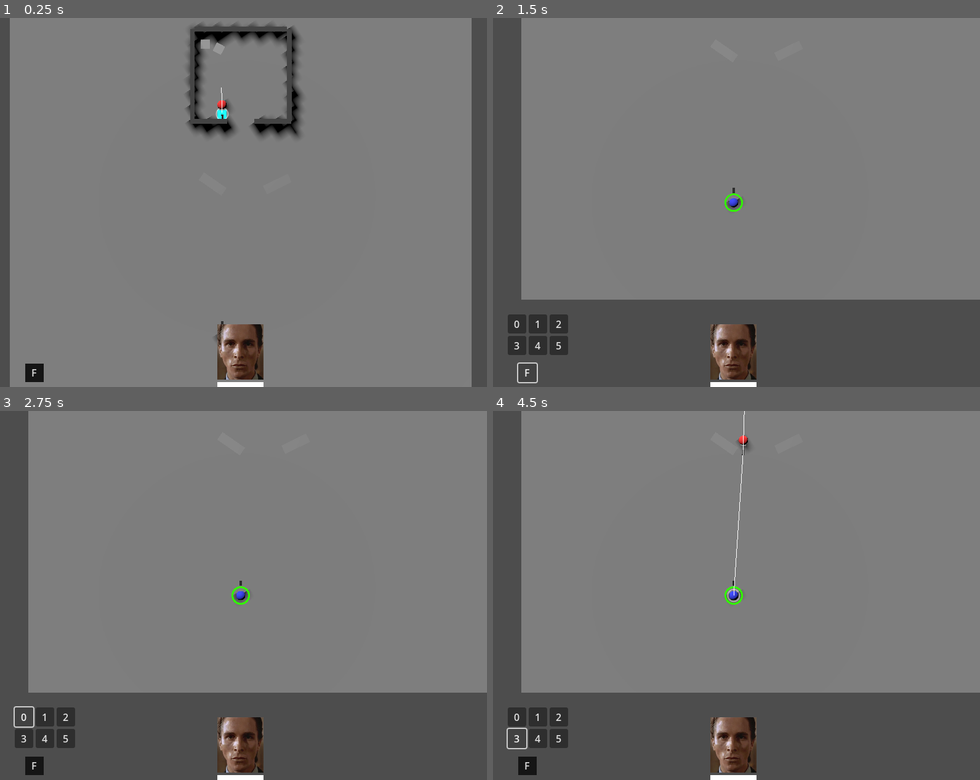
Above: before the commit, frames 1-4 (two rows, left to right).
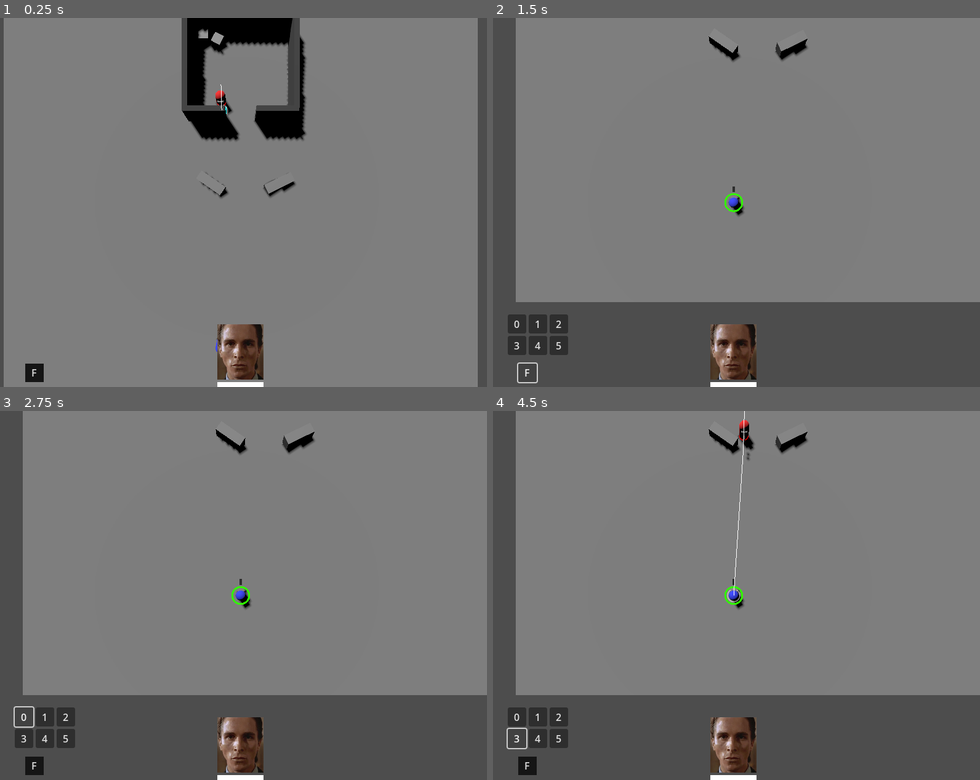
Above: after the commit, the same moments.

Repository: AAncapo/godot-rtwp
Game: Godot game, scene res://world.tscn
Two runs of this game, one before a commit and one after it. Both use one fixed random seed, a clock stepped at 60 frames per second and the inputs below.
Inputs (mouse positions are in pixels of both pictures, inside the frame that each line leads up to):
- Up to frame 1 (0.25 s): no input
- Up to frame 2 (1.5 s): click (731, 350) at 0.5 s; click "F" at 1.25 s
- Up to frame 3 (2.75 s): click "0" at 2 s
- Up to frame 4 (4.5 s): click "1" at 2.75 s; click "2" at 3.5 s; click "3" at 4.25 s

The runs differ from the first frame. In frame 1, 7.1% of the frame differs, in the area x 0-99%, y 0-100%; in frame 2, 1.9%; in frame 3, 1.9%; in frame 4, 2.1%.

Commit message:
Update to Godot v4.2

Diff:
--- a/camera.gd
+++ b/camera.gd
@@ -22,14 +22,14 @@
 
 
 func _ready() -> void:
-#	set_tactical_mode(true)
+	set_tactical_mode(false)
 	GameEvents.focus_world_object.connect(on_world_object_focused)
 
 
 func _process(delta: float) -> void:
 	calc_move(delta)
 
-	if Input.is_action_just_pressed("tactical_mode"):
+	if Input.is_action_just_pressed("tactical_mode"): # T
 		set_tactical_mode(!isset_tactical)
 
 
--- a/project.godot
+++ b/project.godot
@@ -12,7 +12,7 @@
 
 config/name="rtwp-combat-demo"
 run/main_scene="res://world.tscn"
-config/features=PackedStringArray("4.1", "GL Compatibility")
+config/features=PackedStringArray("4.2", "GL Compatibility")
 config/icon="res://icon.svg"
 
 [autoload]
